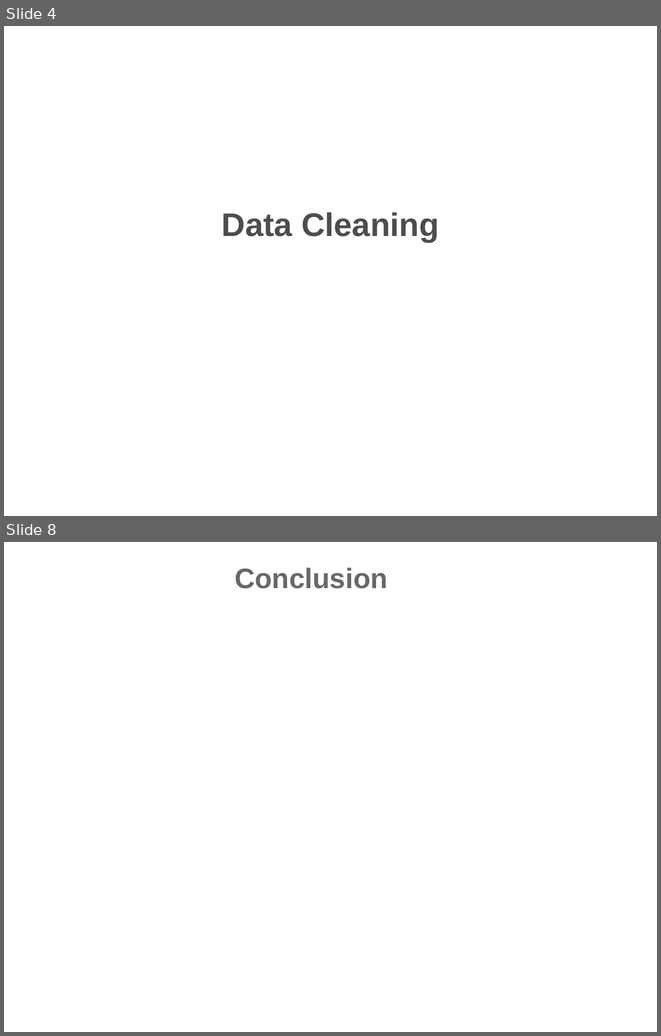
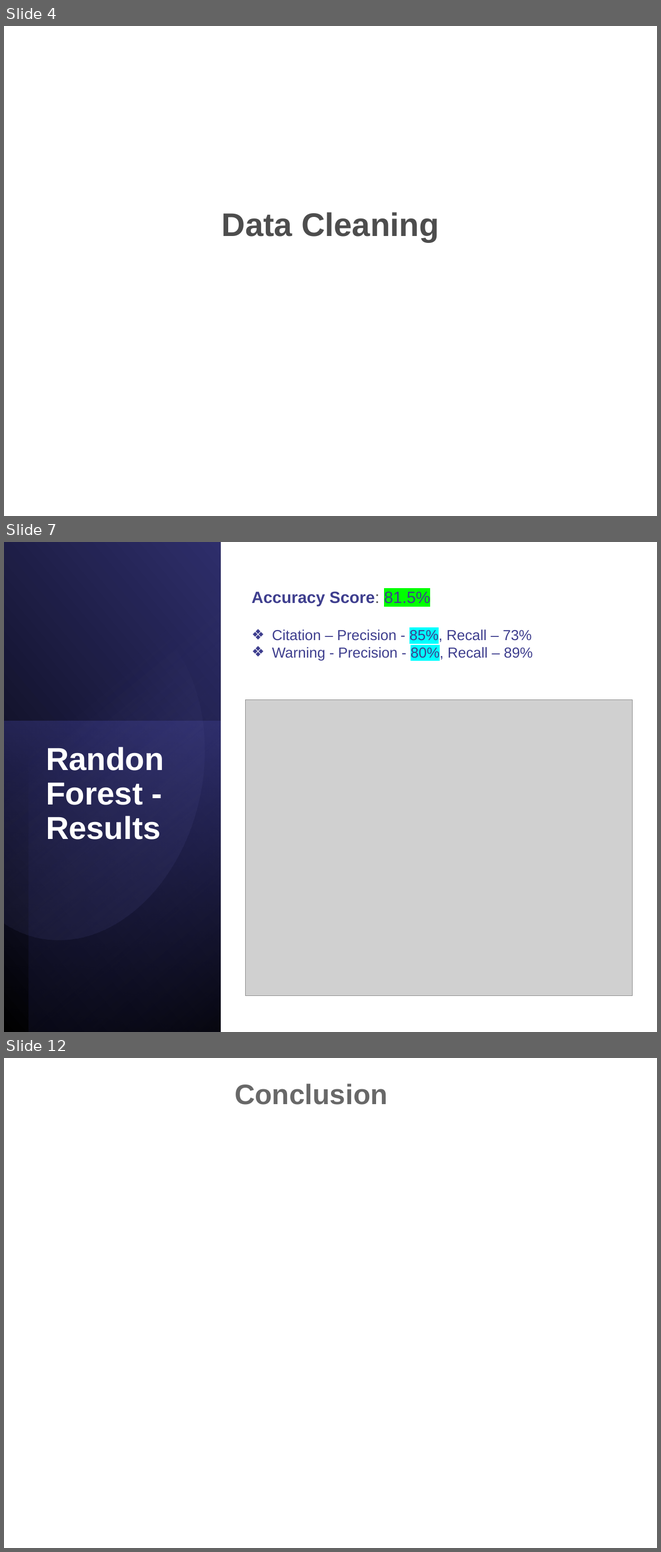
Before and after one commit to hrollin5/Project_4, a slide deck: traffic_violation.pptx. Shown one above the other, each under a label of ours: slides 4 and 8 before the commit, slides 4, 7 and 12 after it; the slides between them are not shown. The pictures are 661x1036 and 661x1552 pixels, drawn with LibreOffice and Linux fonts; fonts in the diff are those of the drawing; grey boxes stand for pictures; background and template pictures are left out. Boxes give left, top, right and bottom in pixels: in the first picture for what was removed or moved away, otherwise in the second. Text is boxed around its words. In the diff, an @@ line names an element or a change of style, - is before the commit and + after.

```diff
--- a/traffic_violation.pptx
+++ b/traffic_violation.pptx
@@ slide 7 added at box(4, 542, 657, 1032), background #FFFFFF @@
@@ rectangle added at box(5, 542, 220, 1032), fill gradient #000000 to #2F2F6B @@
@@ rectangle added at box(28, 542, 220, 1032), fill gradient #000000 to #3E3E8E @@
@@ freeform shape added at box(4, 583, 235, 964), fill gradient #7F7FC7 to #2F2F6B @@
@@ text added at box(252, 591, 533, 661), 16 pt, text #3E3E8E @@
+Accuracy Score: 81.5%
+❖ Citation – Precision - 85%, Recall – 73%
+❖ Warning - Precision - 80%, Recall – 89%
@@ picture added at box(246, 700, 633, 996) @@
@@ rectangle added at box(4, 721, 220, 1031), fill gradient #3E3E8E to #1F1F47 @@
@@ title added at box(46, 747, 164, 839), 35 pt, text #FFFFFF, bold @@
+Randon Forest - Results
@@ what was slide 8 is now slide 12 @@
```
Also in this commit, not shown: 1 slide changed, 3 other slides added.
